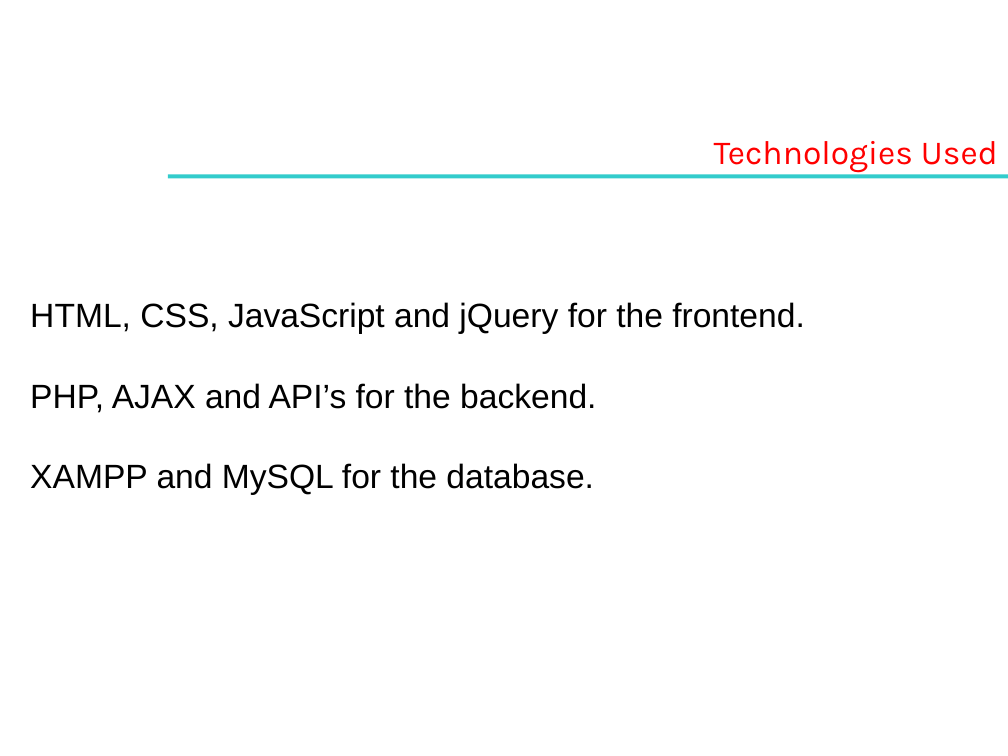
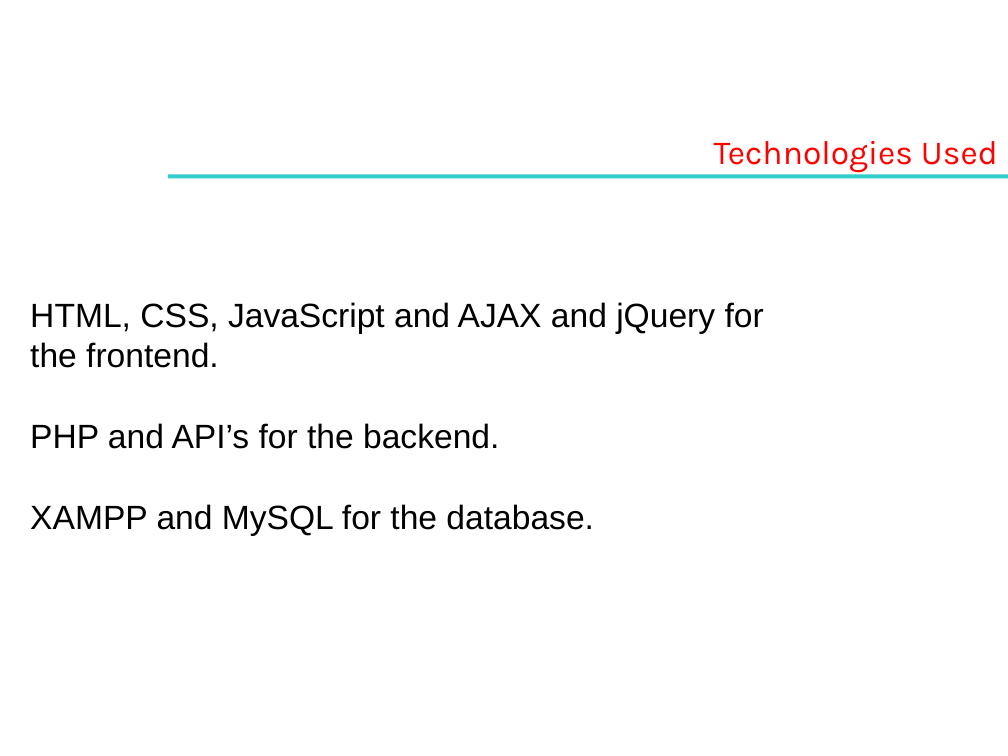
Before and after one commit to likithshekar/webtech2, a slide deck: slide 3 of 16April 4pm Pharmacy Website.pptx. Drawn at 1008x756 pixels with LibreOffice and Linux fonts; fonts in the diff are those of the drawing; background and template pictures are left out. Boxes give left, top, right and bottom in pixels: in the first picture for what was removed or moved away, otherwise in the second. Text is boxed around its words. In the diff, an @@ line names an element or a change of style, - is before the commit and + after.

```diff
--- a/16April 4pm Pharmacy Website.pptx
+++ b/16April 4pm Pharmacy Website.pptx
@@ text at <box>30,302,764,449</box>: text changed @@
-HTML, CSS, JavaScript and jQuery for the frontend.
-PHP, AJAX and API’s for the backend.
+HTML, CSS, JavaScript and AJAX and jQuery for the frontend.
+PHP and API’s for the backend.
```
Also in this commit, not shown: 1 other slide changed.
